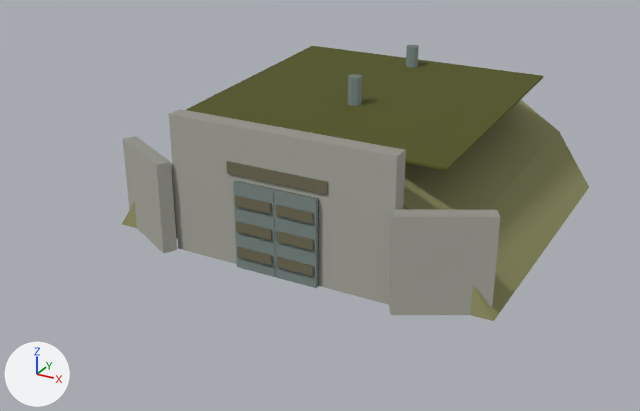
The FBX model entregas/teo-modelado/betera/polvorin/SM_Polvorin_v4_LOD1.fbx as it was, and as the next commit left it.
The view is the same before and after, from a 50 mm lens placed at (13.4, -28.8, 13.5), pointed at (-1.7, -1.5, -0.1). The lights are fixed; the arrows at lower left show +X, +Y and +Z. The picture after the commit comes second. Where no turn or scale is listed for an object, it has been applied to the vertices.

Script lines for the objects in view, before the commit:
```python
me_puerta_e = bpy.data.meshes.new('Puerta_E')
me_puerta_e.from_pydata(...)  # a box spanning x -1.49..-0.01, y -0.32..-0.18, z 0.0..3.0; a box spanning x -1.4..-0.1, y -0.38..-0.32, z 0.43..0.77; a box spanning x -1.4..-0.1, y -0.38..-0.32, z 1.33..1.67; a box spanning x -1.4..-0.1, y -0.38..-0.32, z 2.23..2.57
me_puerta_e.materials.append(mat_mat_paleta32)  # picture img_t_paleta32_png
me_puerta_o = bpy.data.meshes.new('Puerta_O')
me_puerta_o.from_pydata(...)  # a box spanning x 0.01..1.49, y -0.32..-0.18, z 0.0..3.0; a box spanning x 0.1..1.4, y -0.38..-0.32, z 0.43..0.77; a box spanning x 0.1..1.4, y -0.38..-0.32, z 1.33..1.67; a box spanning x 0.1..1.4, y -0.38..-0.32, z 2.23..2.57
me_puerta_o.materials.append(mat_mat_paleta32)  # picture img_t_paleta32_png
me_sm_polvorin_v4_lod1_001 = bpy.data.meshes.new('SM_polvorin_v4_LOD1.001')
me_sm_polvorin_v4_lod1_001.from_pydata(...)  # 101 vertices, 100 faces; spans x -7.0..7.0, y -7.8..9.5, z 0.0..5.3
me_sm_polvorin_v4_lod1_001.materials.append(mat_mat_paleta32)  # picture img_t_paleta32_png
ob_puerta_e = bpy.data.objects.new('Puerta_E', me_puerta_e)
ob_puerta_e.location = (1.5, -7.15, 0.0)
ob_puerta_o = bpy.data.objects.new('Puerta_O', me_puerta_o)
ob_puerta_o.location = (-1.5, -7.15, 0.0)
ob_sm_polvorin_v4_lod1 = bpy.data.objects.new('SM_polvorin_v4_LOD1', me_sm_polvorin_v4_lod1_001)
ob_sm_polvorin_v4_lod1.location = (0.0, 0.0, 0.0)
```
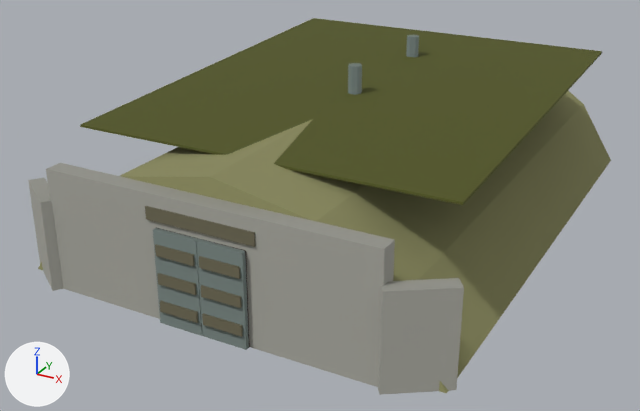
What differs and where, as boxes [x1, y1, x2, y2] in the pictures (640 x 411 px; the box of a moved part takes in the faces that stretch with it):
```json
{"object": "SM_polvorin_v4_LOD1", "change": "reshaped", "before": [122, 45, 589, 321], "after": [28, 18, 611, 395], "on screen": "25% wider, 36% taller"}
{"object": "Puerta_E", "change": "moved", "before": [274, 190, 318, 288], "after": [197, 239, 249, 350]}
{"object": "Puerta_O", "change": "moved", "before": [233, 181, 276, 277], "after": [153, 228, 202, 336]}
{"part": 1, "of": "me_sm_polvorin_v4_lod1_001", "change": "added", "after": [46, 163, 395, 387]}
{"part": 2, "of": "me_sm_polvorin_v4_lod1_001", "change": "moved or reshaped", "before": [123, 137, 177, 253], "after": [28, 178, 63, 291]}
{"part": 3, "of": "me_sm_polvorin_v4_lod1_001", "change": "moved or reshaped", "before": [389, 209, 500, 315], "after": [378, 278, 464, 395]}
{"part": 4, "of": "me_sm_polvorin_v4_lod1_001", "change": "moved or reshaped", "before": [226, 161, 328, 195], "after": [145, 206, 255, 247]}
{"part": 5, "of": "me_sm_polvorin_v4_lod1_001", "change": "moved or reshaped", "before": [236, 180, 319, 286], "after": [156, 227, 250, 347]}
{"part": 6, "of": "me_sm_polvorin_v4_lod1_001", "change": "moved or reshaped", "before": [186, 46, 543, 170], "after": [80, 18, 602, 205]}
{"part": 7, "of": "me_sm_polvorin_v4_lod1_001", "change": "moved or reshaped", "before": [348, 74, 362, 106], "after": [348, 63, 362, 94]}
{"part": 8, "of": "me_sm_polvorin_v4_lod1_001", "change": "moved or reshaped", "before": [406, 45, 419, 67], "after": [406, 35, 419, 57]}
{"part": 9, "of": "me_sm_polvorin_v4_lod1_001", "change": "rebuilt", "before": [122, 100, 589, 321], "after": [38, 91, 611, 393], "on screen": "23% wider, 36% taller"}
{"part": 10, "of": "me_sm_polvorin_v4_lod1_001", "change": "deleted", "before": [169, 109, 406, 305]}
```

Edits to the scene script, one JSON object a line:
```json
{"block": "me_sm_polvorin_v4_lod1_001", "where": "# used by ob_sm_polvorin_v4_lod1; location = (0.0, 0.0, 0.0)"}
{"op": "remove", "block": "me_sm_polvorin_v4_lod1_001", "code": "me_sm_polvorin_v4_lod1_001.from_pydata(...)  # 101 vertices, 100 faces; spans x -7.0..7.0, y -7.8..9.5, z 0.0..5.3"}
{"op": "add", "block": "me_sm_polvorin_v4_lod1_001", "code": "me_sm_polvorin_v4_lod1_001.from_pydata(...)  # 101 vertices, 100 faces; spans x -7.3..7.3, y -11.6..13.5, z 0.0..5.7"}
{"block": "me_sm_polvorin_v4_lod1_001", "change": "me_sm_polvorin_v4_lod1_001 part 1: a new loose piece, a box spanning x -5.5..5.5, y -11.3..-10.7, z 0.0..4.0, in mat_mat_paleta32 (picture img_t_paleta32_png)"}
{"block": "me_sm_polvorin_v4_lod1_001", "change": "me_sm_polvorin_v4_lod1_001 part 2: the loose piece of 8 vertices spanning x -6.8..-4.0, y -7.8..-6.0, z 0.0..3.2 is scaled about its middle by (0.632, 0.798, 0.938), then moved by (-0.9, -3.9, -0.1)"}
{"block": "me_sm_polvorin_v4_lod1_001", "change": "me_sm_polvorin_v4_lod1_001 part 3: the loose piece of 8 vertices spanning x 4.0..6.8, y -7.8..-6.0, z 0.0..3.2 is scaled about its middle by (0.632, 0.798, 0.938), then moved by (0.9, -3.9, -0.1)"}
{"block": "me_sm_polvorin_v4_lod1_001", "change": "me_sm_polvorin_v4_lod1_001 part 4: the loose piece of 8 vertices spanning x -1.8..1.8, y -7.3..-7.2, z 3.2..3.6 is moved by (0.0, -4.0, 0.0)"}
{"block": "me_sm_polvorin_v4_lod1_001", "change": "me_sm_polvorin_v4_lod1_001 part 5: the loose piece of 8 vertices spanning x -1.5..1.5, y -7.3, z 0.0..3.0 is moved by (0.0, -4.0, 0.0)"}
{"block": "me_sm_polvorin_v4_lod1_001", "change": "me_sm_polvorin_v4_lod1_001 part 6: the loose piece of 8 vertices spanning x -5.0..5.0, y -5.9..3.9, z 4.1..4.6 is scaled about its middle by (1.3, 1.57, 1.55), then moved by (0.0, 0.0, 0.4)"}
{"block": "me_sm_polvorin_v4_lod1_001", "change": "me_sm_polvorin_v4_lod1_001 part 7: the loose piece of 16 vertices spanning x -0.2..0.2, y -2.2..-1.7, z 4.1..5.3 is moved by (0.0, 0.0, 0.4)"}
{"block": "me_sm_polvorin_v4_lod1_001", "change": "me_sm_polvorin_v4_lod1_001 part 8: the loose piece of 16 vertices spanning x -0.2..0.2, y 2.8..3.3, z 4.1..5.3 is moved by (0.0, 0.0, 0.4)"}
{"block": "me_sm_polvorin_v4_lod1_001", "change": "me_sm_polvorin_v4_lod1_001 part 9: the loose piece of 21 vertices spanning x -7.0..7.0, y -6.7..9.5, z 0.0..4.2 is rebuilt with 21 vertices and now spans x -7.1..7.1, y -10.7..13.5, z 0.0..4.6"}
{"block": "me_sm_polvorin_v4_lod1_001", "change": "me_sm_polvorin_v4_lod1_001 part 10: the loose piece of 8 vertices spanning x -4.0..4.0, y -7.3..-6.7, z 0.0..4.8 is deleted"}
{"op": "set", "path": "ob_puerta_e.location", "old": "(1.5, -7.15, 0.0)", "new": "(1.5, -11.15, 0.0)"}
{"op": "set", "path": "ob_puerta_o.location", "old": "(-1.5, -7.15, 0.0)", "new": "(-1.5, -11.15, 0.0)"}
```
